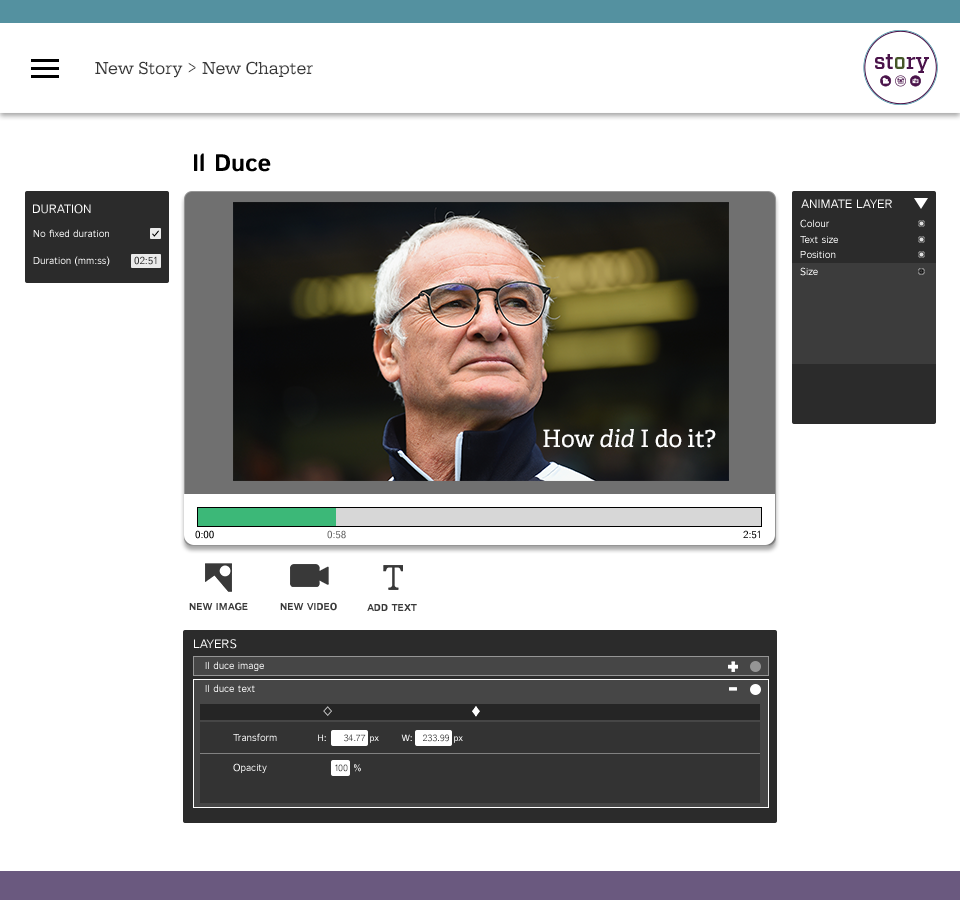
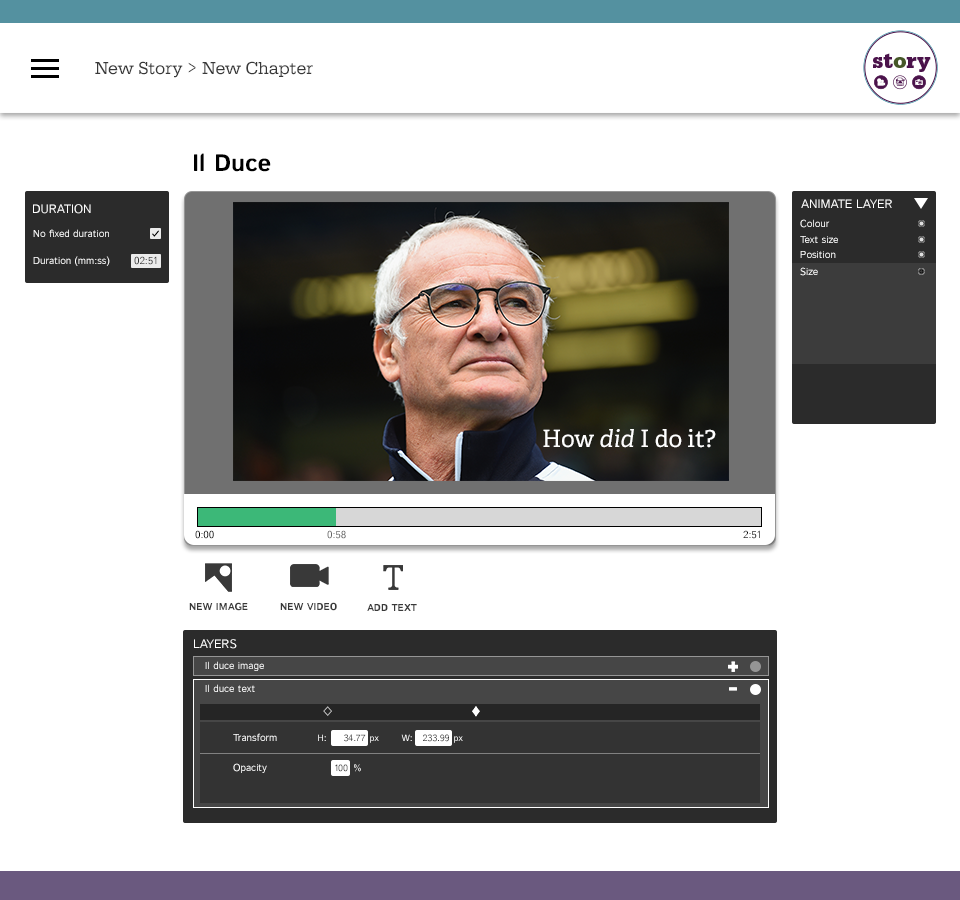
Layer changes from the first 960px x 900px image to the second:
painted on "Story logo" over [863, 30, 938, 105]
